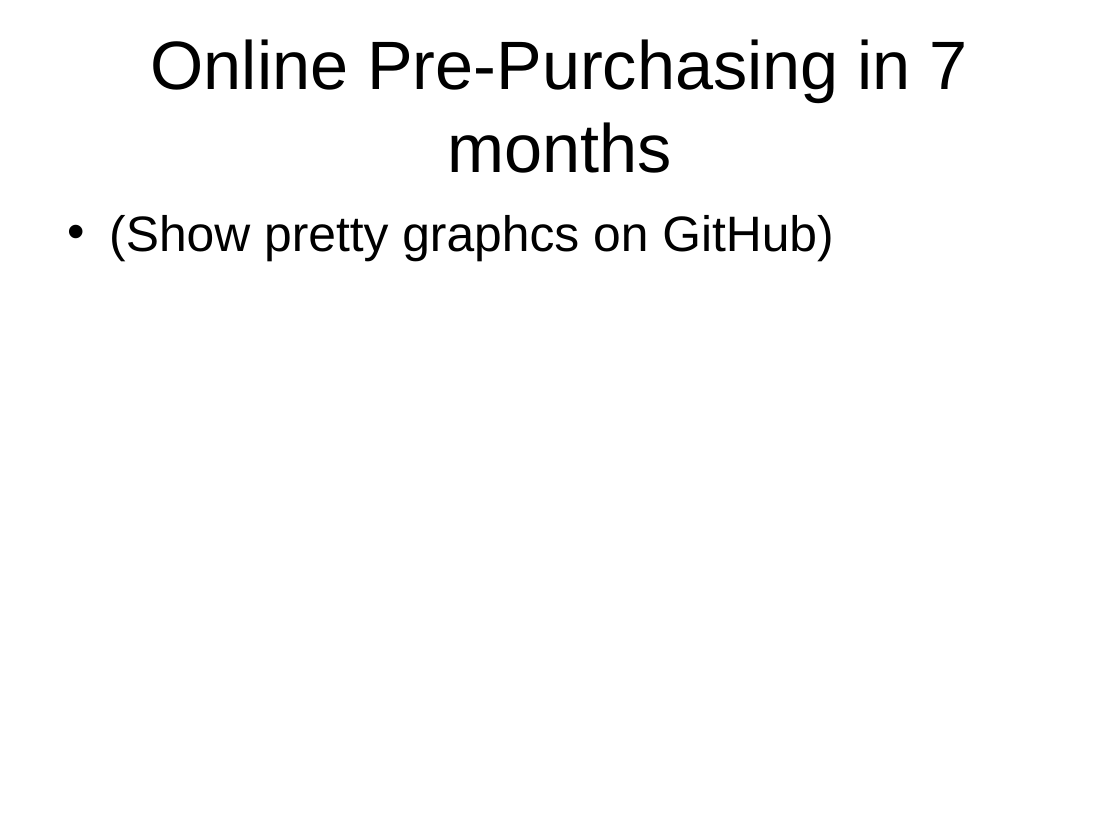
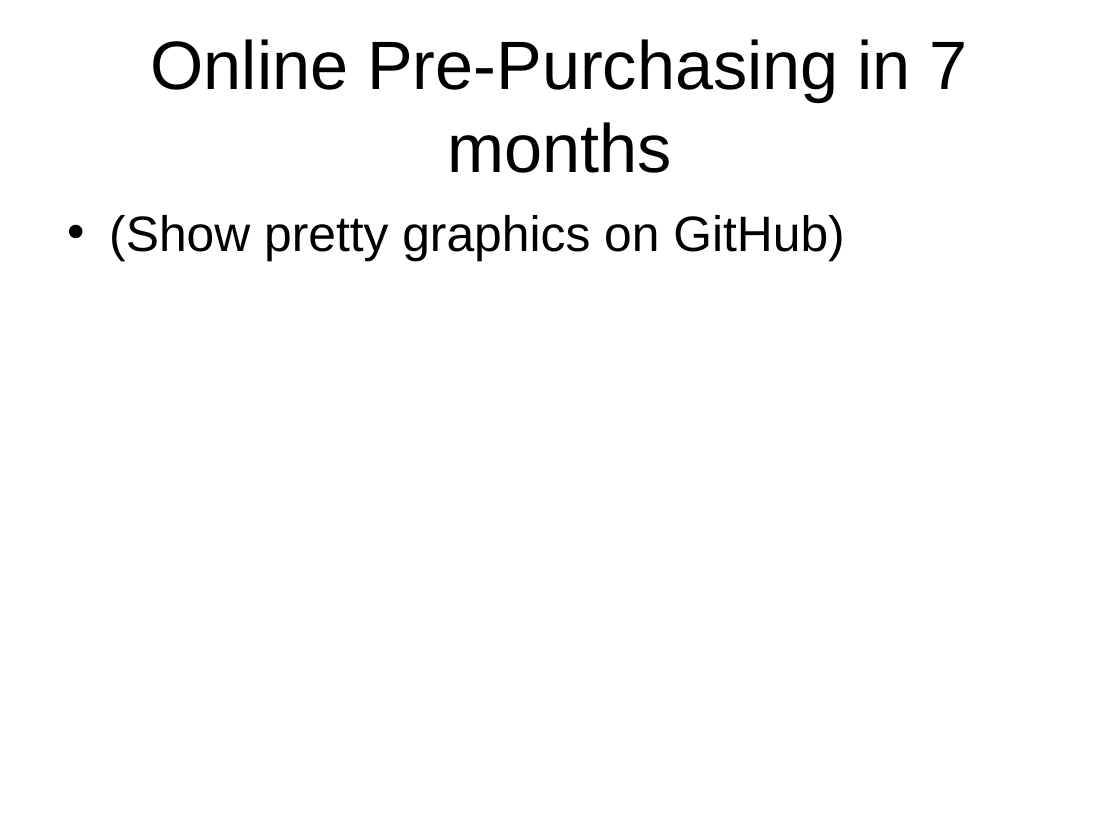
Before and after one commit to acgetchell/Presentations, a slide deck: slide 3 of OnlinePrePurchasing.pptx (slide 2 before the commit). Drawn at 1120x840 pixels with LibreOffice and Linux fonts; fonts in the diff are those of the drawing; background and template pictures are left out. Boxes give left, top, right and bottom in pixels: in the first picture for what was removed or moved away, otherwise in the second. Text is boxed around its words. In the diff, an @@ line names an element or a change of style, - is before the commit and + after.

Commit message:
Finished Pre-Purchasing slides

```diff
--- a/OnlinePrePurchasing.pptx
+++ b/OnlinePrePurchasing.pptx
@@ text at [109, 215, 844, 261]: text changed @@
-• (Show pretty graphcs on GitHub)
+• (Show pretty graphics on GitHub)
```
Also in this commit, not shown: 2 other slides changed, 3 slides added, 6 slides removed, 1 other file.
